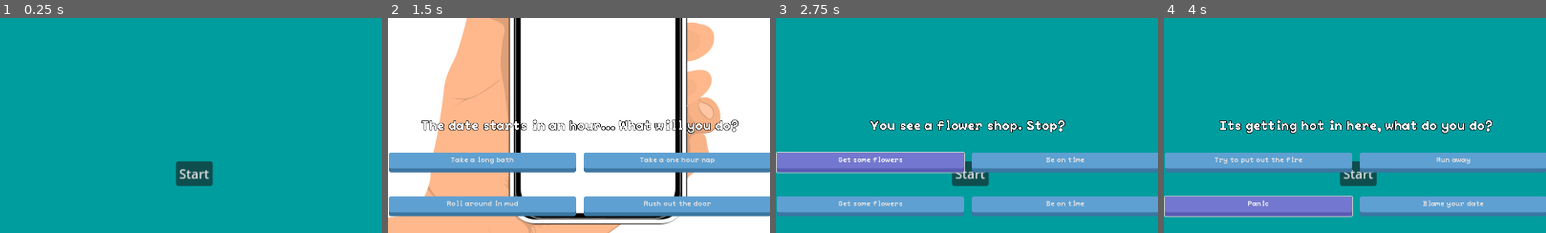
Above: before the commit, frames 1-4 (left to right).
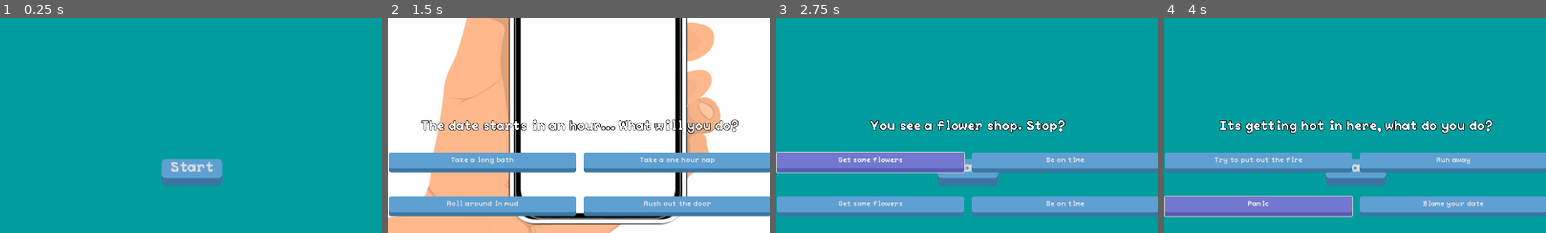
Above: after the commit, the same moments.

Repository: mxbernerSNC/Reverse-Dating-Sim
Game: Godot game, scene res://main.tscn
Two runs of this game, one before a commit and one after it. Both use one fixed random seed, a clock stepped at 60 frames per second and the inputs below.
Inputs:
- Up to frame 1 (0.25 s): no input
- Up to frame 2 (1.5 s): click "Start" at 0.5 s; click "Start" at 1.25 s
- Up to frame 3 (2.75 s): click "Take a long bath" at 2 s
- Up to frame 4 (4 s): click "Get some flowers" at 2.75 s; click "Excuse yourself and go to the…" at 3.5 s
The pictures show only the part of the screen within x 25-75%, y 50-100%; the shares and areas given below are measured in that part.

The runs differ from the first frame. In frame 1, 2.0% of the frame differs, in the area x 42-59%, y 65-79%; in frame 2, nothing differs; in frame 3, 1.1%; in frame 4, 1.2%.

Commit message:
Changed main menu start button theme and size

Diff:
--- a/main.tscn
+++ b/main.tscn
@@ -1,7 +1,8 @@
-[gd_scene load_steps=4 format=3 uid="uid://bsplnkju8h0m3"]
+[gd_scene load_steps=5 format=3 uid="uid://bsplnkju8h0m3"]
 
 [ext_resource type="Script" path="res://main.gd" id="1_efkcx"]
 [ext_resource type="PackedScene" uid="uid://nclmb31of5ke" path="res://prompt.tscn" id="1_gw8ds"]
+[ext_resource type="Theme" uid="uid://dvmg7sgxw3ka4" path="res://Buttons.tres" id="2_ne72b"]
 
 [sub_resource type="LabelSettings" id="LabelSettings_76h2p"]
 font_size = 96
@@ -27,13 +28,13 @@
 anchor_top = 1.0
 anchor_right = 0.5
 anchor_bottom = 1.0
-offset_left = -40.0
-offset_top = -180.0
-offset_right = 6.0
-offset_bottom = -149.0
+offset_left = -76.0
+offset_top = -186.0
+offset_bottom = -152.0
 grow_horizontal = 2
 grow_vertical = 0
 scale = Vector2(2, 2)
+theme = ExtResource("2_ne72b")
 text = "Start"
 
 [node name="title" type="Label" parent="title_screen/background"]
